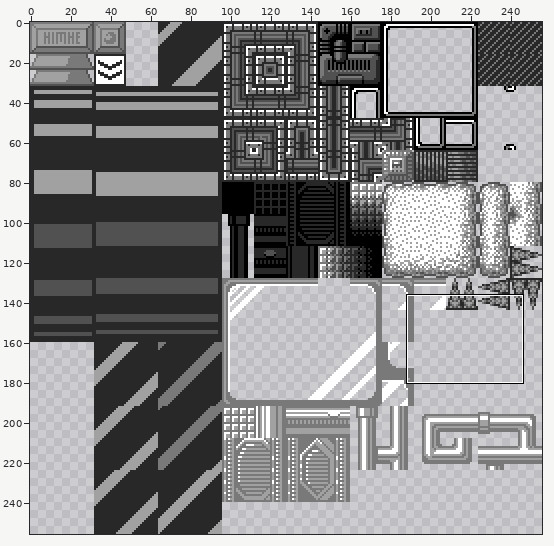
Sprite sheet, stored at bin/assets/img/tilesets/space.png. Above: a wide view before the commit, with the close-up outlined.
Close-up. Earlier state:
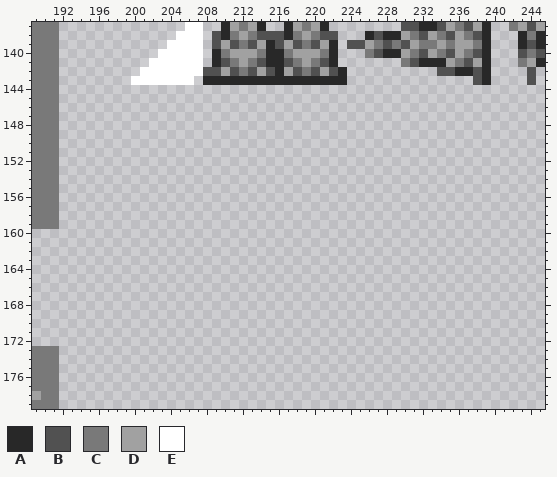
The file is 256x256 pixels. Shown: x 189..245, y 137..179.
Palette (. is transparent): A #282828  B #515151  C #797979  D #a1a1a1  E #ffffff
Pixels before (only the part around the change), first column x 189:
137 CCC..............EE..ADCDA..ADCDA........BBAABDCBDA..CDBD
138 CCC.............EEE.BACDCBBBACDCBB...ABAADCBDCBDCBA...ACA
139 CCC............EEEE.BDBCBDABDBCBDA.BBDCBCBDCCDCDDCA...ABA
140 CCC...........EEEEE.ACDDDCAACDDDCA...CBAADCBDCBDCBA...BCB
141 CCC..........EEEEEE.ABCDCBAABCDCBA.......CBAAADCBDA...CDA
142 CCC.........EEEEEEEBBDBCBDBADBCBDBA..........BBAABA....B.
143 CCC........EEEEEEE.AAAAAAAAAAAAAAAA..............BA....B.
144 CCC......................................................
145 CCC......................................................
146 CCC......................................................
147 CCC......................................................
148 CCC......................................................
149 CCC......................................................
150 CCC......................................................
151 CCC......................................................
152 CCC......................................................
153 CCC......................................................
154 CCC......................................................
155 CCC......................................................
156 CCC......................................................
157 CCC......................................................
158 CCC......................................................
159 CCC......................................................
160 .........................................................
161 .........................................................
162 .........................................................
163 .........................................................
164 .........................................................
165 .........................................................
166 .........................................................
167 .........................................................
168 .........................................................
169 .........................................................
170 .........................................................
171 .........................................................
172 .........................................................
173 CCC......................................................
174 CCC......................................................
175 CCC......................................................
176 CCC......................................................
177 CCC......................................................
178 DCC......................................................
The result:
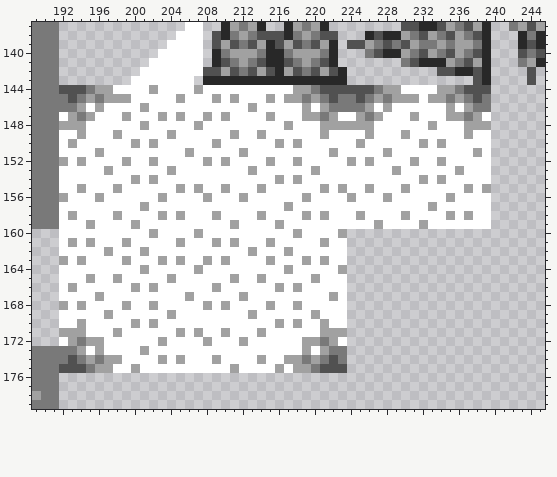
The author wrote: Work on remaking 1st space level
From old to new:
y 144: x 192..239 ................................................ -> BBBCDDEEEEDEEEEDEEEEEEEEEEDDCBBBBBBCDDEEEEDDCBBB
y 145: x 192..239 ................................................ -> CBCDCDDDEEEEEDEEEDEDEEEDEDDCDCBCCBCDCDDDEDDCDCBC
y 146: x 192..239 ................................................ -> CCDEDEEEEDEEEEEEEEEEEDEEEEEDEDCCCCDEDEEEEEEDEDCC
y 147: x 192..239 ................................................ -> EDCDEEEDEEEDEDEEDEDEEEEDEEEDDCDEEDCDEEEDEEEDDCDE
y 148: x 192..239 ................................................ -> DDDEEEEEEDEEEEEDEEEEEEEEEDEEEDDDDDDEEEEEEDEEEDDD
y 149: x 192..239 ................................................ -> EEDEEEDEEEEEDEEEEEEDEEDEEEEEEDEEEEDEEEDEEEEEEDEE
y 150: x 192..239 ................................................ -> EDEEEEEEDEDEEEEEEDEEEEEEDEDEEEEEEDEEEEEEDEDEEEEE
y 151: x 192..239 ................................................ -> EEEEDEEEEEEEEEDEEEEEDEEEEEEEEEDEEEEEDEEEEEEEEEDE
y 152: x 192..239 ................................................ -> DEDEEEEDEEDEEEEEDEDEEEEDEEDEEEEEDEDEEEEDEEDEEEEE
y 153: x 192..239 ................................................ -> EEEEEDEEEEEEDEEEEEEEEDEEEEEEDEEEEEEEEDEEEEEEDEEE
y 154: x 192..239 ................................................ -> EEEEEEEEDEDEEEEEEEEEEEEEDEDEEEEEEEEEEEEEDEDEEEEE
y 155: x 192..239 ................................................ -> EEDEEEDEEEEEEDEDEEDEEEDEEEEEEDEDEEDEEEDEEEEEEDED
y 156: x 192..239 ................................................ -> DEEEDEEEEEEDEEEEDEEEDEEEEEEDEEEEDEEEDEEEEEEDEEEE
y 157: x 192..239 ................................................ -> EEEEEEEEEDEEEEEEEEEEEEEEEDEEEEEEEEEEEEEEEDEEEEEE
y 158: x 192..239 ................................................ -> EDEEEEDEEEEDEDEEEDEEEEDEEEEDEDEEEDEEEEDEEEEDEDEE
y 159: x 192..239 ................................................ -> EEEDEEEEDEEEEEEEEEEDEEEEDEEEEEEEEEEDEEEEDEEEEEEE
y 160: x 192..223 ................................ -> EEEEEEEEEEDEEEEDEEEEEEEEEEDEEEED
y 161: x 192..223 ................................ -> EDEDEEEDEEEEEDEEEDEDEEEDEEEEEDEE
y 162: x 192..223 ................................ -> EEEEEDEEEDEEEEEEEEEEEDEEEDEEEEEE
y 163: x 192..223 ................................ -> DEDEEEEDEEEDEDEEDEDEEEEDEEEDEDEE
y 164: x 192..223 ................................ -> EEEEEEEEEDEEEEEDEEEEEEEEEDEEEEED
y 165: x 192..223 ................................ -> EEEDEEDEEEEEDEEEEEEDEEDEEEEEDEEE
y 166: x 192..223 ................................ -> EDEEEEEEDEDEEEEEEDEEEEEEDEDEEEEE
y 167: x 192..223 ................................ -> EEEEDEEEEEEEEEDEEEEEDEEEEEEEEEDE
y 168: x 192..223 ................................ -> DEDEEEEDEEDEEEEEDEDEEEEDEEDEEEEE
y 169: x 192..223 ................................ -> EEEEEDEEEEEEDEEEEEEEEDEEEEEEDEEE
y 170: x 192..223 ................................ -> EEDEEEEEDEDEEEEEEEEEEEEEDEDEEDEE
y 171: x 192..223 ................................ -> DDDEEEDEEEEEEDEDEEDEEEDEEEEEEDDD
y 172: x 192..223 ................................ -> EDCDDEEEEEEDEEEEDEEEDEEEEEEDDCDE
y 173: x 192..223 ................................ -> CCDEDEEEEDEEEEEEEEEEEEEEEEEDEDCC
y 174: x 192..223 ................................ -> CBCDCDDEEEEDEDEEEDEEEEDEEDDCDCBC
y 175: x 192..223 ................................ -> BBBCDDEEDEEEEEEEEEEDEEEEDEDDCBBB
Boxes around the changes in both close-ups, in picture pixels (x1, y1, x2, y2):
added: (59, 85, 491, 373)
